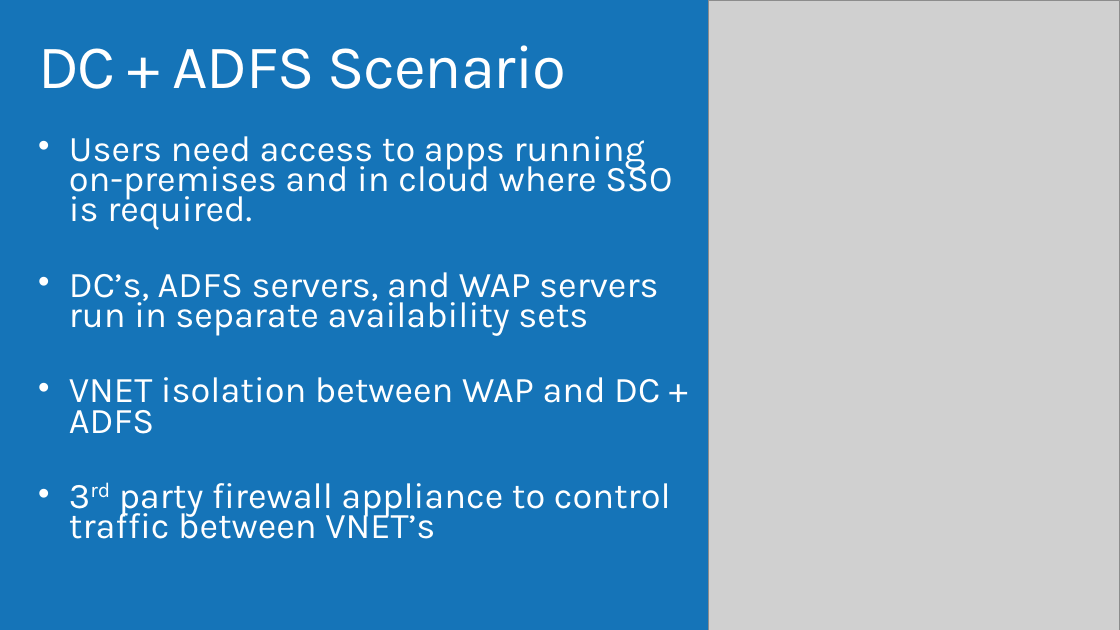
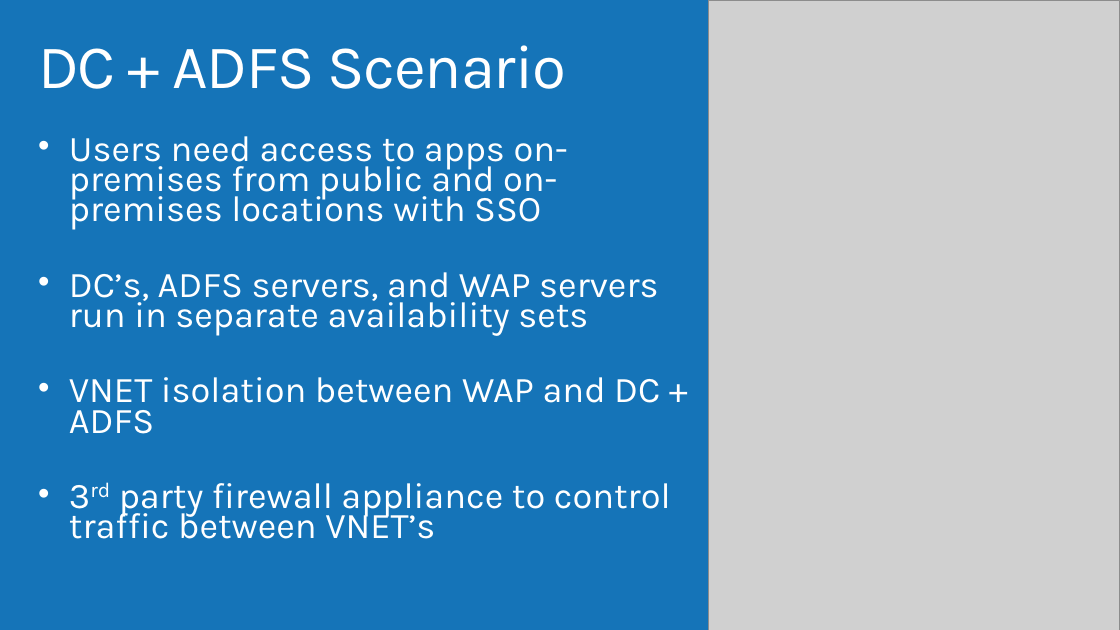
Before and after one commit to AzureCAT-GSI/SAP-on-Azure, a slide deck: slide 7 of SAP-on-Azure-Workshop-multi-day-/Presentations/Architecting VM Hybrid Solutions.pptx. Drawn at 1120x630 pixels with LibreOffice and Linux fonts; fonts in the diff are those of the drawing; grey boxes stand for pictures; background and template pictures are left out. Boxes give left, top, right and bottom in pixels: in the first picture for what was removed or moved away, otherwise in the second. Text is boxed around its words. In the diff, an @@ line names an element or a change of style, - is before the commit and + after.

```diff
--- a/SAP-on-Azure-Workshop-multi-day-/Presentations/Architecting VM Hybrid Solutions.pptx
+++ b/SAP-on-Azure-Workshop-multi-day-/Presentations/Architecting VM Hybrid Solutions.pptx
@@ text at [69,136,568,230]: text changed @@
-• Users need access to apps running on-premises and in cloud where SSO is required.
+• Users need access to apps on-premises from public and on-premises locations with SSO
```
Also in this commit, not shown: 4 other slides changed, 2 slides added.
